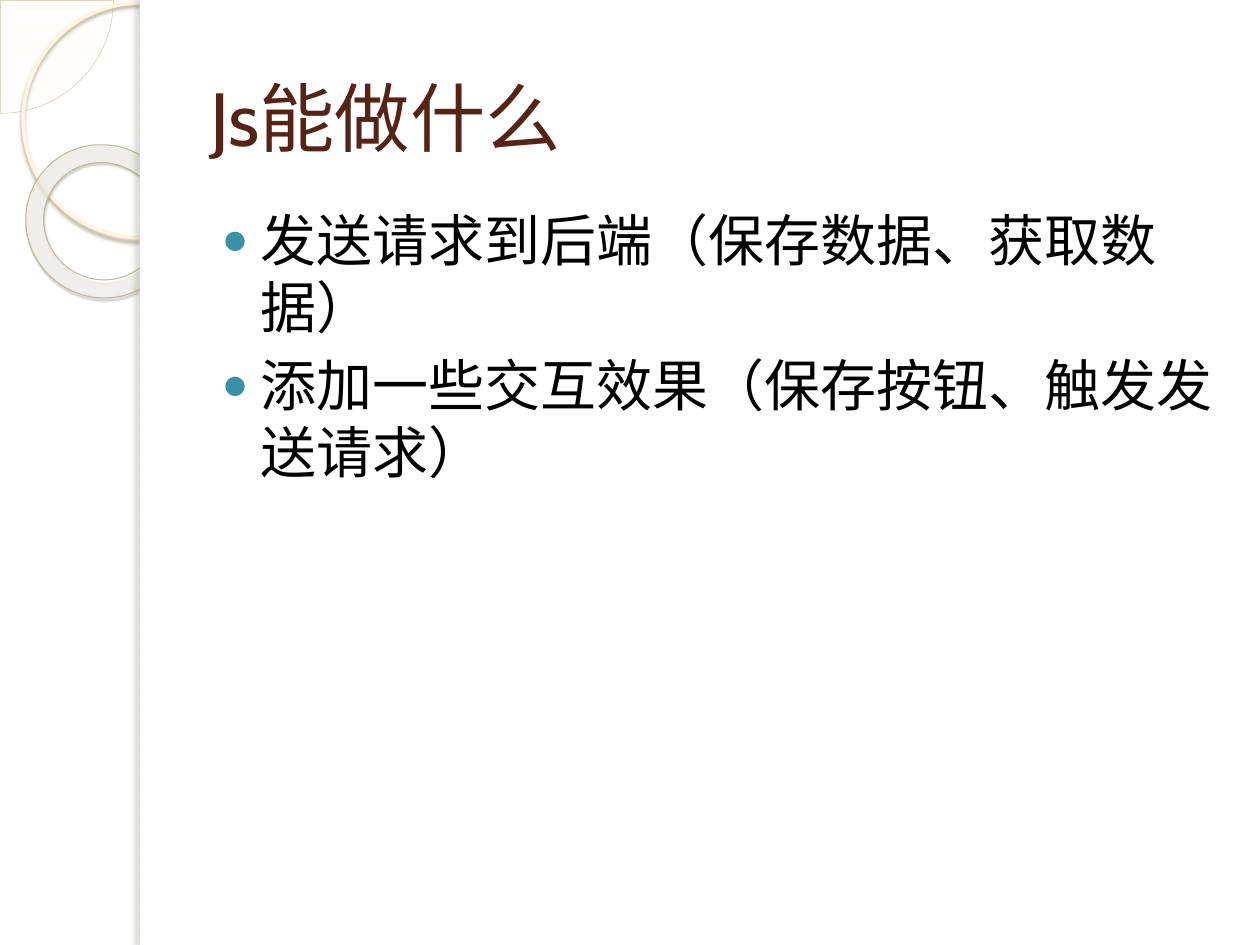
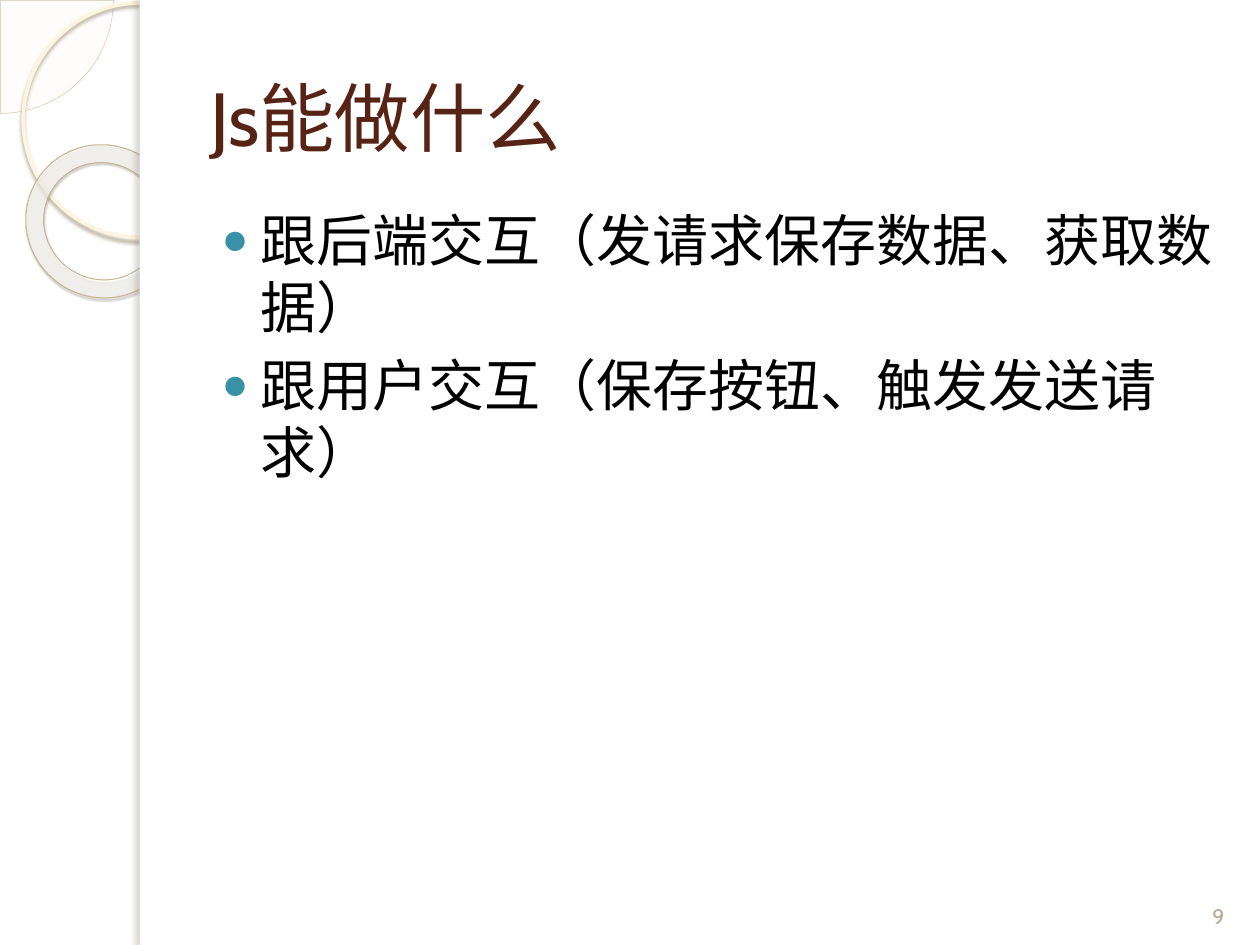
Before and after one commit to q315506754/algorithem, a slide deck: slide 9 of ps/js/演示文稿.pptx. Drawn at 1260x945 pixels with LibreOffice and Linux fonts; fonts in the diff are those of the drawing; background and template pictures are left out. Boxes give left, top, right and bottom in pixels: in the first picture for what was removed or moved away, otherwise in the second. Text is boxed around its words. In the diff, an @@ line names an element or a change of style, - is before the commit and + after.

```diff
--- a/ps/js/演示文稿.pptx
+++ b/ps/js/演示文稿.pptx
@@ text at [261,213,1213,478]: text changed @@
-● 发送请求到后端（保存数据、获取数据）
-● 添加一些交互效果（保存按钮、触发发送请求）
+● 跟后端交互（发请求保存数据、获取数据）
+● 跟用户交互（保存按钮、触发发送请求）
@@ page number added at [1212,909,1224,924], 12 pt, text #B6A98A @@
+9
```
Also in this commit, not shown: 46 other slides changed, 4 slides added, 4 slides removed.
